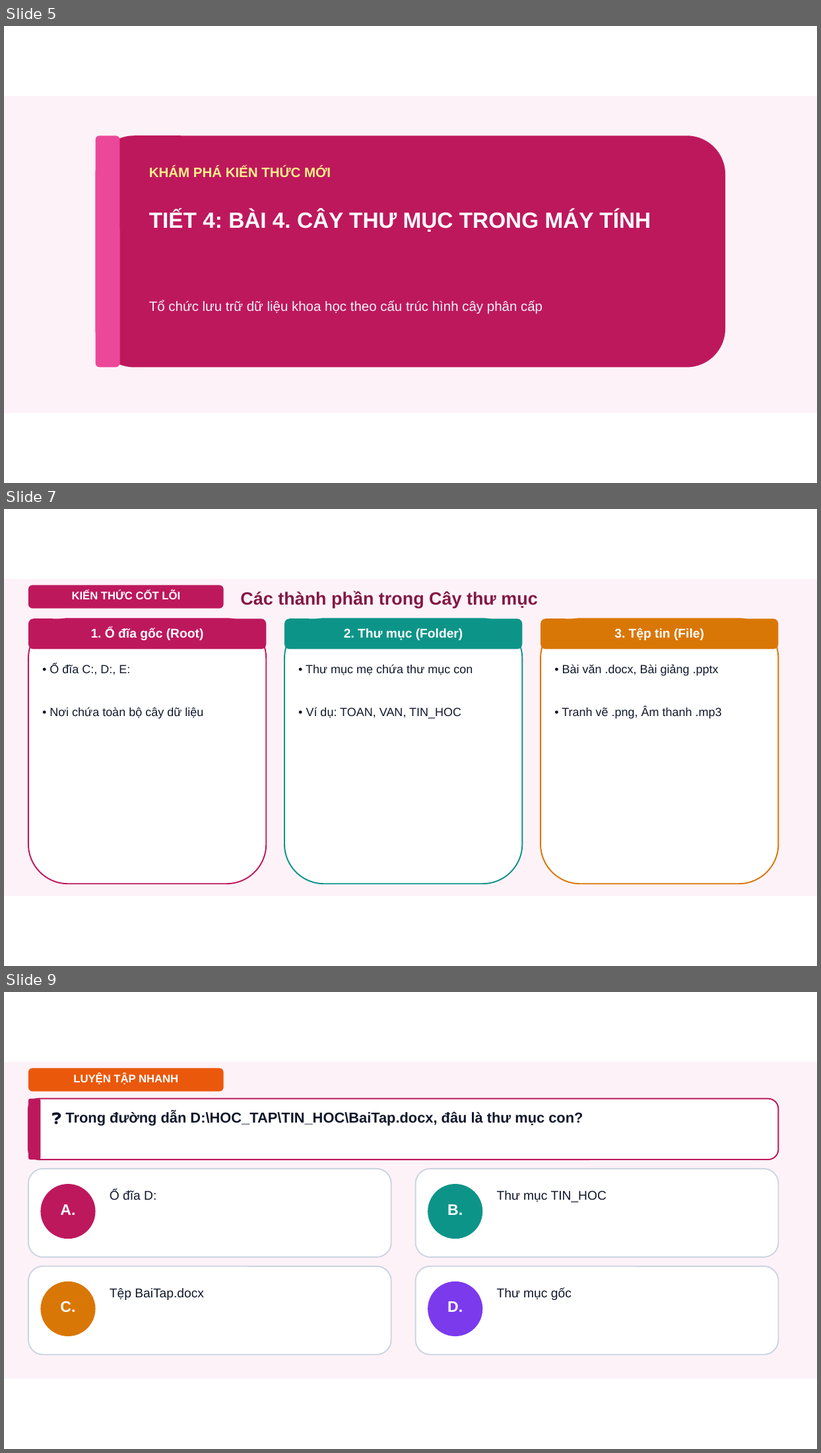
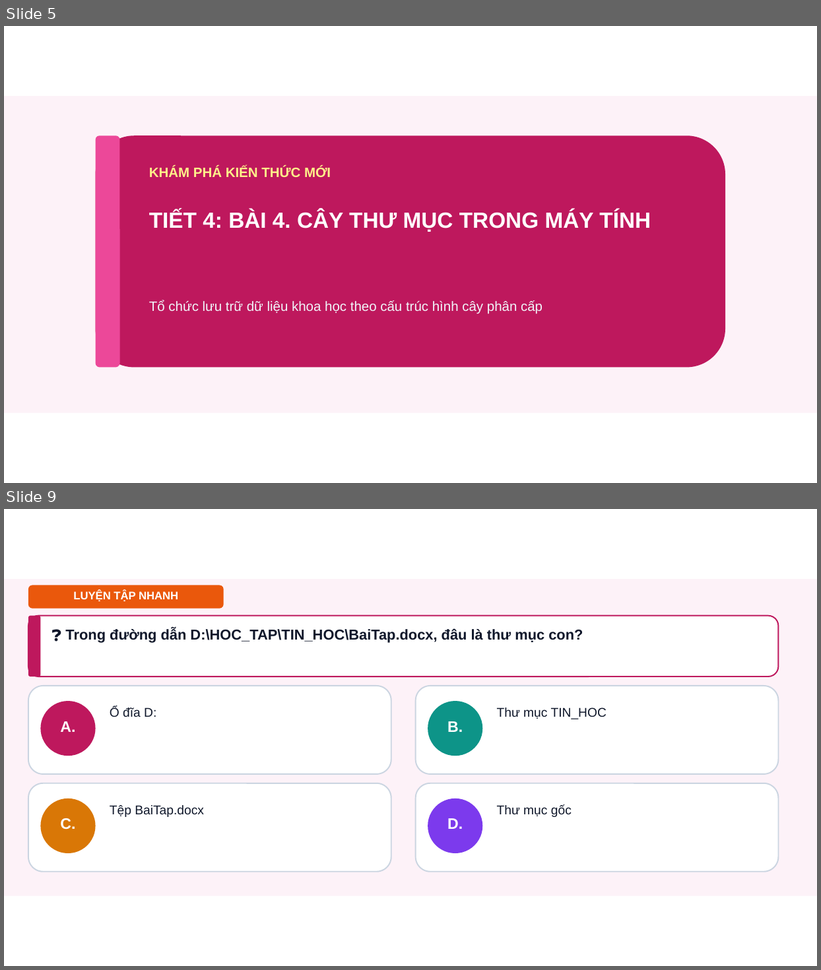
Before and after one commit to dinhnguyenhnue/UNIGO, a slide deck: KHBD_Tin_học/Lớp_5/Tuần_04/Slide_Tin_hoc_Lop_5_Bai03_04.pptx. Shown one above the other, each under a label of ours: slides 5, 7 and 9 before the commit, slides 5 and 9 after it; the slides between them are not shown. The pictures are 821x1453 and 821x970 pixels, drawn with LibreOffice and Linux fonts; fonts in the diff are those of the drawing; background and template pictures are left out. Boxes give left, top, right and bottom in pixels: in the first picture for what was removed or moved away, otherwise in the second. Text is boxed around its words. In the diff, an @@ line names an element or a change of style, - is before the commit and + after.

Commit message:
feat(slides): Chuan hoa 100% Khop noi Ngu nghia Hinh anh va Chu viet Tieng Viet trong Slide Tin hoc Lop 5 & 7

```diff
--- a/KHBD_Tin_học/Lớp_5/Tuần_04/Slide_Tin_hoc_Lop_5_Bai03_04.pptx
+++ b/KHBD_Tin_học/Lớp_5/Tuần_04/Slide_Tin_hoc_Lop_5_Bai03_04.pptx
@@ slide 7 removed at <box>4,509,817,966</box>, background #FFFFFF @@
@@ rectangle removed at <box>4,579,817,896</box> @@
@@ rounded rectangle removed at <box>28,586,224,609</box> @@
@@ text removed at <box>72,591,180,599</box> @@
-KIẾN THỨC CỐT LÕI
@@ text removed at <box>240,591,537,608</box> @@
-Các thành phần trong Cây thư mục
@@ rounded rectangle removed at <box>28,619,266,884</box> @@
@@ rounded rectangle removed at <box>28,619,266,650</box> @@
@@ rounded rectangle removed at <box>284,619,523,884</box> @@
@@ rounded rectangle removed at <box>284,619,523,650</box> @@
@@ rounded rectangle removed at <box>541,619,779,884</box> @@
@@ rounded rectangle removed at <box>541,619,779,650</box> @@
@@ text removed at <box>91,628,204,640</box> @@
-1. Ổ đĩa gốc (Root)
@@ text removed at <box>344,628,463,640</box> @@
-2. Thư mục (Folder)
@@ text removed at <box>614,628,704,640</box> @@
-3. Tệp tin (File)
@@ text removed at <box>50,665,130,675</box> @@
-• Ổ đĩa C:, D:, E:
@@ text removed at <box>306,665,473,675</box> @@
-• Thư mục mẹ chứa thư mục con
@@ text removed at <box>562,665,719,676</box> @@
-• Bài văn .docx, Bài giảng .pptx
@@ text removed at <box>50,707,203,719</box> @@
-• Nơi chứa toàn bộ cây dữ liệu
@@ text removed at <box>306,707,461,719</box> @@
-• Ví dụ: TOAN, VAN, TIN_HOC
@@ text removed at <box>562,707,722,719</box> @@
-• Tranh vẽ .png, Âm thanh .mp3
```
Also in this commit, not shown: 3 slides added, 2 other slides removed, 14 other files.
